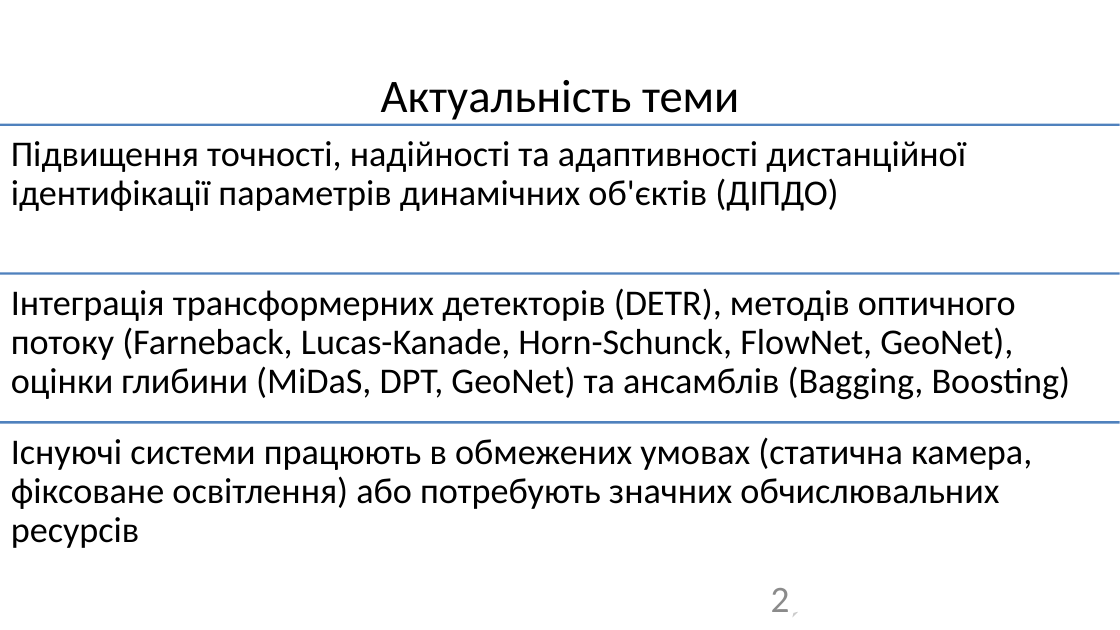
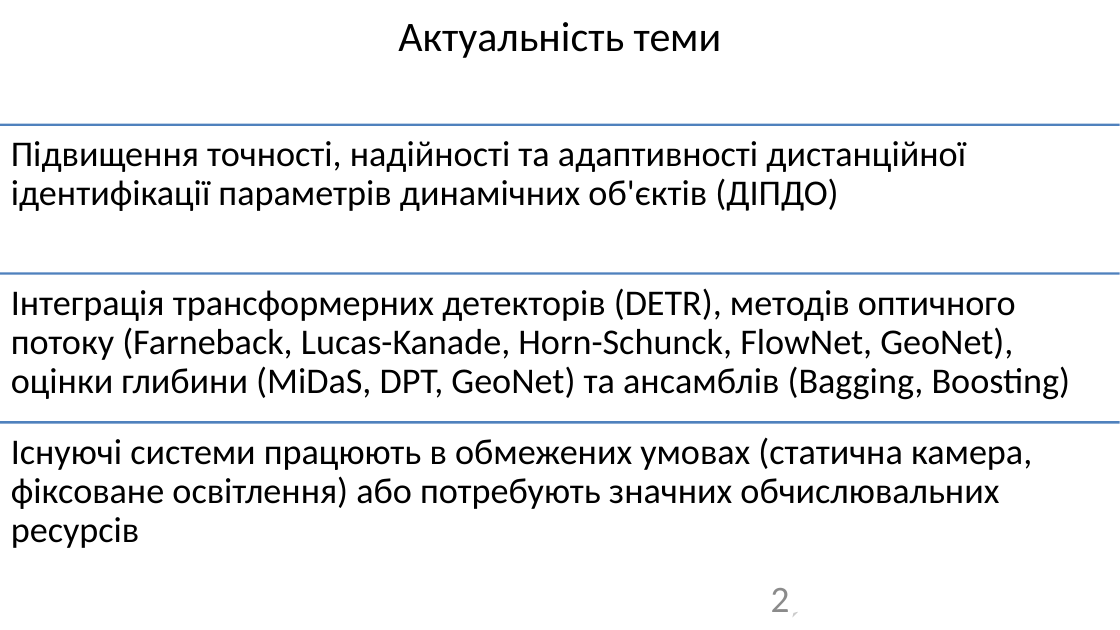
Before and after one commit to ly0wenka/dis_f, a slide deck: slide 2 of dissertation_Kondratov_slides.pptx. Drawn at 1120x630 pixels with LibreOffice and Linux fonts; fonts in the diff are those of the drawing. Boxes give left, top, right and bottom in pixels: in the first picture for what was removed or moved away, otherwise in the second. Text is boxed around its words. In the diff, an @@ line names an element or a change of style, - is before the commit and + after.

```diff
--- a/dissertation_Kondratov_slides.pptx
+++ b/dissertation_Kondratov_slides.pptx
@@ title "Актуальність теми": place and size @@
-title "Актуальність теми" at [381, 80, 739, 124]
+title "Актуальність теми" at [398, 22, 722, 58]
@@ title "Актуальність теми" at [398, 22, 722, 58]: size 40 to 36 pt @@
```
Also in this commit, not shown: 9 other slides changed.
